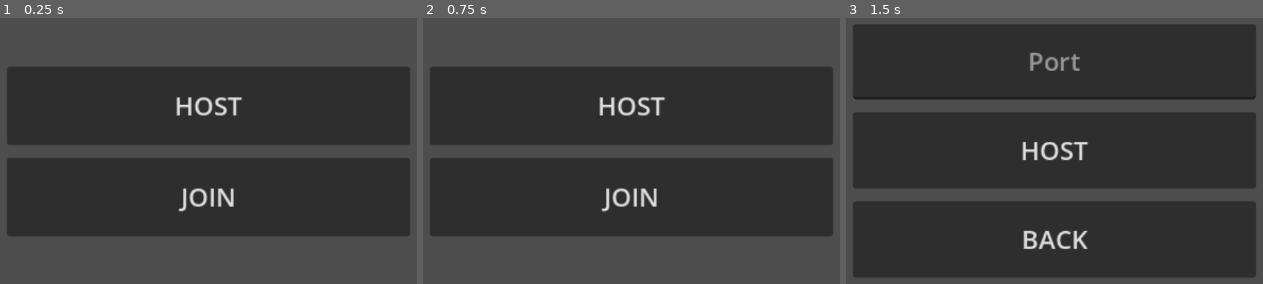
Above: before the commit, frames 1-3 (left to right).
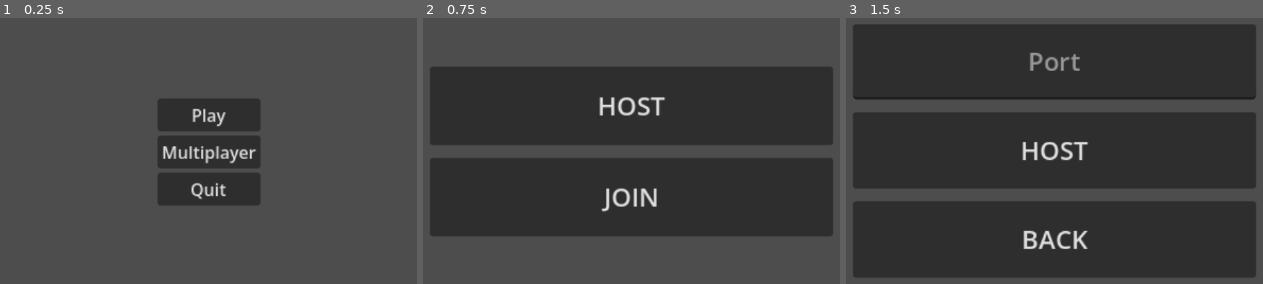
Above: after the commit, the same moments.

Repository: dsvalerian/project-minotaur
Game: Godot game, scene res://main.tscn
Same seed, same stepped clock (60 frames per second), same inputs: the game is played once before the commit and once after it. This scene is started directly instead of the project's main scene.
Inputs (mouse positions are in pixels of both pictures, inside the frame that each line leads up to):
- Up to frame 1 (0.25 s): no input
- Up to frame 2 (0.75 s): click (631, 151) at 0.5 s, where only the run after the commit has a clickable "Multiplayer"
- Up to frame 3 (1.5 s): click "HOST" at 1.25 s

The runs differ from the first frame. In frame 1, 51% of the frame differs, in the area x 1-99%, y 18-82%; in frame 2, nothing differs; in frame 3, nothing differs.

Commit message:
Save point

Diff:
--- a/features/map/map_floor.gd
+++ b/features/map/map_floor.gd
@@ -1,17 +1,35 @@
 extends TileMapLayer
 class_name Map
 
-# Initialize Data Structures
-var placed_tiles: TileMapLayer = TileMapLayer.new()
-var cells: Array[Array]
+enum Direction {LEFT, UP, RIGHT, DOWN}
 
-func generate(x_length = 20, y_length = 20, floor_seed = "ligma"):
+func generate(x_length = 20, y_length = 20, floor_seed = "ligma") -> void:
 	var rng: RandomNumberGenerator = RandomNumberGenerator.new()
 	rng.seed = hash(floor_seed)
+	var visited = TileMapLayer.new()
+	var cells = [];
 	cells.resize(x_length)
-	for i in range(x_length):
-		cells[i] = []
-		cells[i].resize(y_length)
+	for x in range(x_length):
+		var arr = []
+		arr.resize(y_length)
+		cells[x] = arr;
+
+
+func walk(coords: Vector2i, visited: Array[Vector2i]):
+	pass
+
+func can_move_left(coords: Vector2i, empty_tiles: Array) -> bool:
+	var coords_to_move_to = Vector2i(coords.x - 1, coords.y)
+	return empty_tiles.has()
+
+
+func random_coords(rng, x_max, y_max) -> Vector2i:
+	return Vector2i(rng.randi_range(0, x_max - 1), rng.randi_range(0, y_max-1))
+
+func get_placeholder_cell() -> Cell:
+	return CellFactory.get_cell_from_walls(false, false, false, false);
+
+func generate_walls_and_floors_for_testing(x_length, y_length):
 	var cell;
 	for x in range(x_length):
 		for y in range(y_length):
@@ -37,13 +55,3 @@
 				else:
 					cell = CellFactory.get_cell_from_walls(false, false, false, false)
 			set_cell(Vector2i(x, y), 0, cell.get_atlas_coords_2d(), cell.get_alt_tile_id())
-
-	# var entrance: Vector2i = choose_entrance_corner(x_length, y_length)
-	# var exit: Vector2i = choose_exit_corner(x_length, y_length)
-
-
-#func choose_entrance_corner(x_length, y_length) -> Vector2i:
-#	return Vector2i(0, 0)
-#
-#func choose_exit_corner(x_length, y_length) -> Vector2i:
-#	return Vector2i(x_length - 1, y_length - 1)
--- a/features/map/map_manager.gd
+++ b/features/map/map_manager.gd
@@ -1,17 +1,13 @@
 extends Node2D
 
-var rng = RandomNumberGenerator.new()
+@onready var map_floor = $MapFloor
+@onready var room_floor = $RoomFloor
 
-# Called when the node enters the scene tree for the first time.
 func _ready() -> void:
-	change_floor(0, 10, 10)
+	change_floor(10, 10)
 
-# Called every frame. 'delta' is the elapsed time since the previous frame.
-func _process(delta: float) -> void:
-	pass
-
-func change_floor(floor_number: int, x_length: int, y_length: int):
-	var map_floor = $MapFloor
-	#var seed = rng.randi()
-	var seed = "sugma"
-	map_floor.generate(x_length, y_length, seed)
+func change_floor(x_length: int, y_length: int):
+	var rng_seed = "sugma"
+	map_floor.generate(x_length, y_length, rng_seed)
+	room_floor.set_room(Vector2i(0,0), "ENTRANCE")
+	room_floor.set_room(Vector2i(x_length-1, y_length-1), "EXIT")
--- a/features/map/map_manager.tscn
+++ b/features/map/map_manager.tscn
@@ -2,8 +2,11 @@
 
 [ext_resource type="Script" uid="uid://bqfcy8x1u4iw4" path="res://features/map/map_manager.gd" id="1_u7hhg"]
 [ext_resource type="PackedScene" uid="uid://40d2yslnekoa" path="res://features/map/map_floor.tscn" id="2_430cx"]
+[ext_resource type="PackedScene" uid="uid://l13yxify6iet" path="res://features/map/room_floor.tscn" id="3_430cx"]
 
 [node name="MapManager" type="Node2D" unique_id=1822706002]
 script = ExtResource("1_u7hhg")
 
 [node name="MapFloor" parent="." unique_id=1243557953 instance=ExtResource("2_430cx")]
+
+[node name="RoomFloor" parent="." unique_id=46292497 instance=ExtResource("3_430cx")]
--- /dev/null
+++ b/features/map/room_floor.gd
@@ -0,0 +1,7 @@
+extends TileMapLayer
+
+func set_room(coords: Vector2i, key: String):
+	if (key == "ENTRANCE"):
+		set_cell(coords, 0, Vector2i(0,0), 1)
+	elif (key == "EXIT"):
+		set_cell(coords, 0, Vector2i(0,0), 2)
--- /dev/null
+++ b/features/map/room_floor.tscn
@@ -0,0 +1,8 @@
+[gd_scene format=3 uid="uid://l13yxify6iet"]
+
+[ext_resource type="TileSet" uid="uid://cr8ldcy7ngxy3" path="res://features/map/tiles/rooms.tres" id="1_3831s"]
+[ext_resource type="Script" uid="uid://cc4kqcy4trl5u" path="res://features/map/room_floor.gd" id="2_d4gld"]
+
+[node name="RoomFloor" type="TileMapLayer" unique_id=46292497]
+tile_set = ExtResource("1_3831s")
+script = ExtResource("2_d4gld")
--- a/features/map/rooms/entrance.gd
+++ /dev/null
@@ -1,6 +0,0 @@
-extends UniqueRoom
-
-class_name Entrance
-
-func _init():
-	pass
--- /dev/null
+++ b/features/map/rooms/entrance.tscn
@@ -0,0 +1,23 @@
+[gd_scene format=3 uid="uid://bxsliu6ksajjs"]
+
+[sub_resource type="GDScript" id="GDScript_rbk61"]
+script/source = "extends Room
+
+# Called when the node enters the scene tree for the first time.
+func _ready() -> void:
+	pass
+
+
+# Called every frame. 'delta' is the elapsed time since the previous frame.
+func _process(delta: float) -> void:
+	pass
+"
+
+[node name="Entrance" type="Node2D" unique_id=681104918]
+script = SubResource("GDScript_rbk61")
+
+[node name="Label" type="Label" parent="." unique_id=1496661665]
+offset_right = 40.0
+offset_bottom = 23.0
+theme_override_colors/font_color = Color(1, 0, 1, 1)
+text = "E"
--- /dev/null
+++ b/features/map/rooms/exit.tscn
@@ -0,0 +1,9 @@
+[gd_scene format=3 uid="uid://dn0waij8yamhy"]
+
+[node name="Exit" type="Node2D" unique_id=15024568]
+
+[node name="Label" type="Label" parent="." unique_id=1086389990]
+offset_right = 40.0
+offset_bottom = 23.0
+theme_override_colors/font_color = Color(1, 0, 1, 1)
+text = "O"
--- /dev/null
+++ b/features/map/rooms/room.gd
@@ -0,0 +1,11 @@
+extends Node2D
+class_name Room
+
+func _on_player_enter():
+	pass
+
+func _on_player_exit():
+	pass
+
+func _on_player_interact():
+	pass
--- /dev/null
+++ b/features/map/rooms/room.tscn
@@ -0,0 +1,6 @@
+[gd_scene format=3 uid="uid://b4hr32c5ghoci"]
+
+[ext_resource type="Script" uid="uid://cduxuh2erf5ag" path="res://features/map/rooms/room.gd" id="1_kqexx"]
+
+[node name="Room" type="Node2D" unique_id=672473560]
+script = ExtResource("1_kqexx")
--- a/features/map/rooms/unique_room.gd
+++ /dev/null
@@ -1,9 +0,0 @@
-extends Cell
-
-class_name UniqueRoom
-
-func _init():
-	pass
-
-func player_interact(player: Character):
-	pass
--- /dev/null
+++ b/features/map/tiles/rooms.tres
@@ -0,0 +1,12 @@
+[gd_resource type="TileSet" format=3 uid="uid://cr8ldcy7ngxy3"]
+
+[ext_resource type="PackedScene" uid="uid://bxsliu6ksajjs" path="res://features/map/rooms/entrance.tscn" id="1_i732p"]
+[ext_resource type="PackedScene" uid="uid://dn0waij8yamhy" path="res://features/map/rooms/exit.tscn" id="2_se3xs"]
+
+[sub_resource type="TileSetScenesCollectionSource" id="TileSetScenesCollectionSource_se3xs"]
+resource_name = "Rooms"
+scenes/1/scene = ExtResource("1_i732p")
+scenes/2/scene = ExtResource("2_se3xs")
+
+[resource]
+sources/0 = SubResource("TileSetScenesCollectionSource_se3xs")
--- /dev/null
+++ b/features/menu/main_menu.gd
@@ -0,0 +1,14 @@
+extends Control
+class_name MainMenu
+
+func _ready():
+	pass
+
+func _on_click_play():
+	get_tree().change_scene_to_file("res://features/map/map_floor.tscn")
+
+func _on_click_multiplayer():
+	get_tree().change_scene_to_file("res://features/lobby/ui/lobby_ui.tscn")
+
+func _on_click_quit():
+	get_tree().quit()
--- /dev/null
+++ b/features/menu/main_menu.tscn
@@ -0,0 +1,47 @@
+[gd_scene format=3 uid="uid://dpjrdkt8s7sno"]
+
+[ext_resource type="Script" uid="uid://d22rewtkxiyq6" path="res://features/menu/main_menu.gd" id="1_wlnu0"]
+
+[node name="MainMenu" type="Control" unique_id=1932679191]
+layout_mode = 3
+anchors_preset = 8
+anchor_left = 0.5
+anchor_top = 0.5
+anchor_right = 0.5
+anchor_bottom = 0.5
+grow_horizontal = 2
+grow_vertical = 2
+scale = Vector2(1.53, 1.53)
+size_flags_horizontal = 4
+size_flags_vertical = 4
+script = ExtResource("1_wlnu0")
+
+[node name="MenuButtons" type="VBoxContainer" parent="." unique_id=849927162]
+layout_mode = 1
+anchors_preset = 8
+anchor_left = 0.5
+anchor_top = 0.5
+anchor_right = 0.5
+anchor_bottom = 0.5
+offset_left = -48.5
+offset_top = -50.5
+offset_right = 48.5
+offset_bottom = 50.5
+grow_horizontal = 2
+grow_vertical = 2
+
+[node name="PlayButton" type="Button" parent="MenuButtons" unique_id=994412002]
+layout_mode = 2
+text = "Play"
+
+[node name="MultiplayerButton" type="Button" parent="MenuButtons" unique_id=1764494070]
+layout_mode = 2
+text = "Multiplayer"
+
+[node name="QuitButton" type="Button" parent="MenuButtons" unique_id=2024389902]
+layout_mode = 2
+text = "Quit"
+
+[connection signal="pressed" from="MenuButtons/PlayButton" to="." method="_on_click_play"]
+[connection signal="pressed" from="MenuButtons/MultiplayerButton" to="." method="_on_click_multiplayer"]
+[connection signal="pressed" from="MenuButtons/QuitButton" to="." method="_on_click_quit"]
--- a/main.tscn
+++ b/main.tscn
@@ -1,9 +1,9 @@
 [gd_scene format=3 uid="uid://2ek1hcelmsx2"]
 
-[ext_resource type="PackedScene" uid="uid://mnvd1y74n5qn" path="res://features/lobby/ui/lobby_ui.tscn" id="1_ig7tw"]
+[ext_resource type="PackedScene" uid="uid://dpjrdkt8s7sno" path="res://features/menu/main_menu.tscn" id="1_0xm2m"]
 
 [node name="Main" type="Node2D" unique_id=469740023]
 
 [node name="UI" type="CanvasLayer" parent="." unique_id=2039275701]
 
-[node name="LobbyUi" parent="UI" unique_id=839095931 instance=ExtResource("1_ig7tw")]
+[node name="MainMenu" parent="UI" unique_id=1932679191 instance=ExtResource("1_0xm2m")]
--- a/project.godot
+++ b/project.godot
@@ -11,7 +11,7 @@
 [application]
 
 config/name="Project Minotaur"
-run/main_scene="uid://b1r82j4ci2ra8"
+run/main_scene="uid://2ek1hcelmsx2"
 config/features=PackedStringArray("4.6", "Forward Plus")
 config/icon="res://icon.svg"
 
Not shown, added: features/map/room_floor.gd.uid
Not shown, removed: features/map/rooms/entrance.gd.uid
Not shown, added: features/map/rooms/room.gd.uid
Not shown, removed: features/map/rooms/unique_room.gd.uid
Not shown, added: features/menu/main_menu.gd.uid
